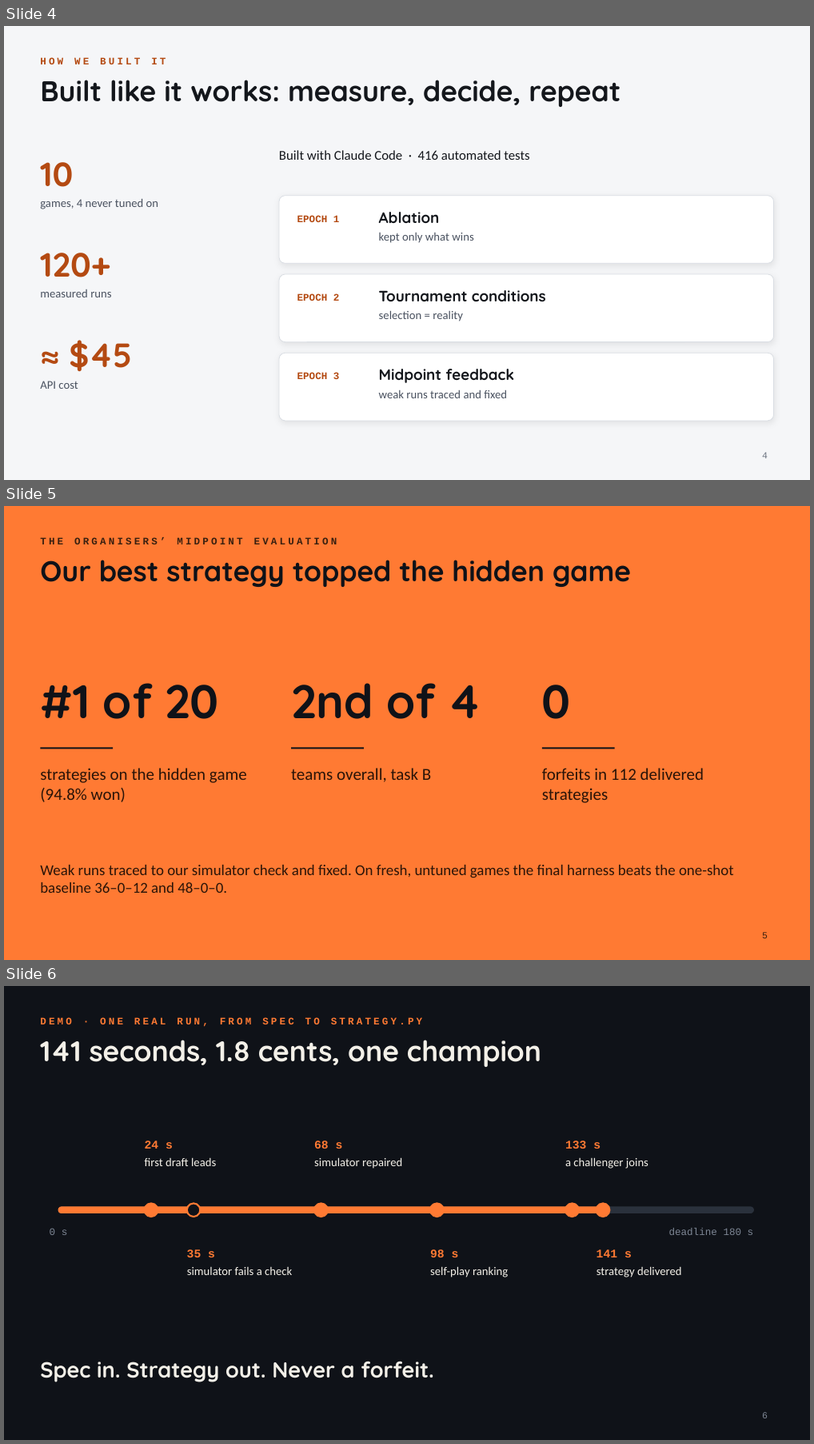
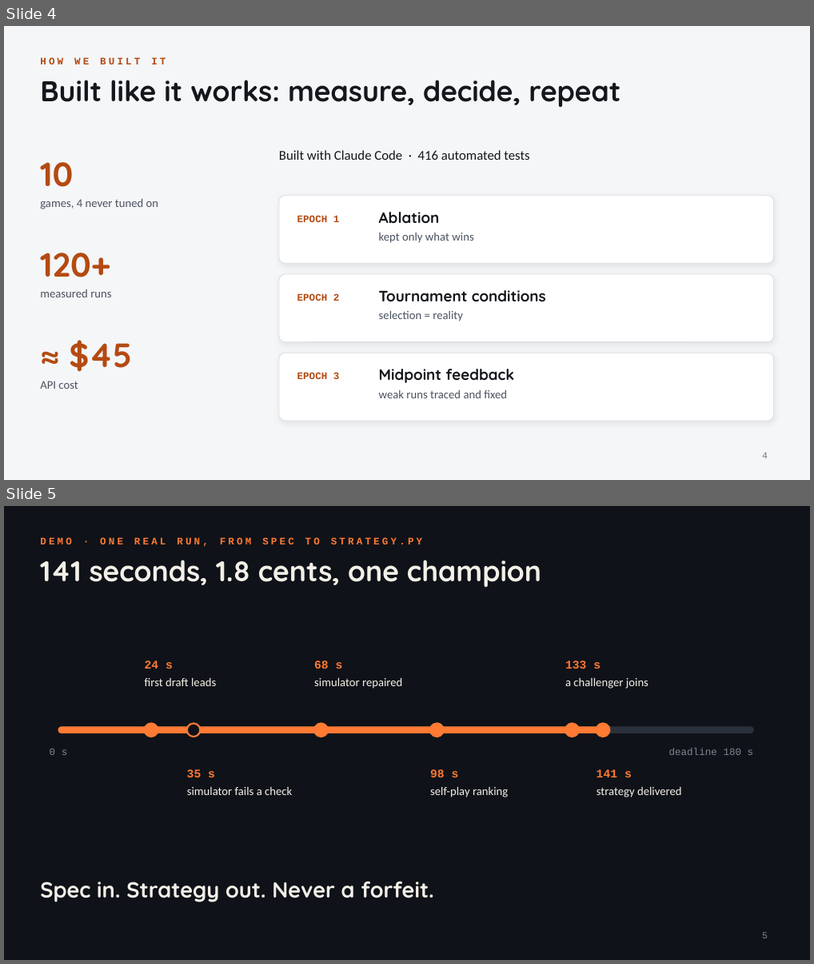
Before and after one commit to timoo-006/zentralhack-harness, a slide deck: docs/presentation/pitch.pptx. Shown one above the other, each under a label of ours: slides 4, 5 and 6 before the commit, slides 4 and 5 after it. The pictures are 814x1444 and 814x964 pixels, drawn with LibreOffice and Linux fonts; fonts in the diff are those of the drawing. Boxes give left, top, right and bottom in pixels: in the first picture for what was removed or moved away, otherwise in the second. Text is boxed around its words. In the diff, an @@ line names an element or a change of style, - is before the commit and + after.

```diff
--- a/docs/presentation/pitch.pptx
+++ b/docs/presentation/pitch.pptx
@@ slide 5 removed at [4, 506, 810, 960], background #FF7A33 @@
@@ text removed at [40, 537, 338, 544] @@
-THE ORGANISERS’ MIDPOINT EVALUATION
@@ title removed at [40, 560, 631, 587] @@
-Our best strategy topped the hidden game
@@ text removed at [40, 683, 219, 719] @@
-#1 of 20
@@ text removed at [291, 683, 482, 719] @@
-2nd of 4
@@ text removed at [542, 684, 571, 719] @@
-0
@@ line removed from (40, 748) to (113, 748) @@
@@ text removed at [40, 768, 247, 802] @@
-strategies on the hidden game (94.8% won)
@@ line removed from (291, 748) to (364, 748) @@
@@ text removed at [291, 768, 431, 782] @@
-teams overall, task B
@@ line removed from (542, 748) to (615, 748) @@
@@ text removed at [542, 768, 704, 803] @@
-forfeits in 112 delivered strategies
@@ text removed at [40, 864, 734, 892] @@
-Weak runs traced to our simulator check and fixed. On fresh, untuned games the final harness beats the one-shot baseline 36–0–12 and 48–0–0.
@@ page number removed at [762, 932, 768, 938] @@
-5
@@ what was slide 6 is now slide 5 @@
```
Also in this commit, not shown: 3 other files.
